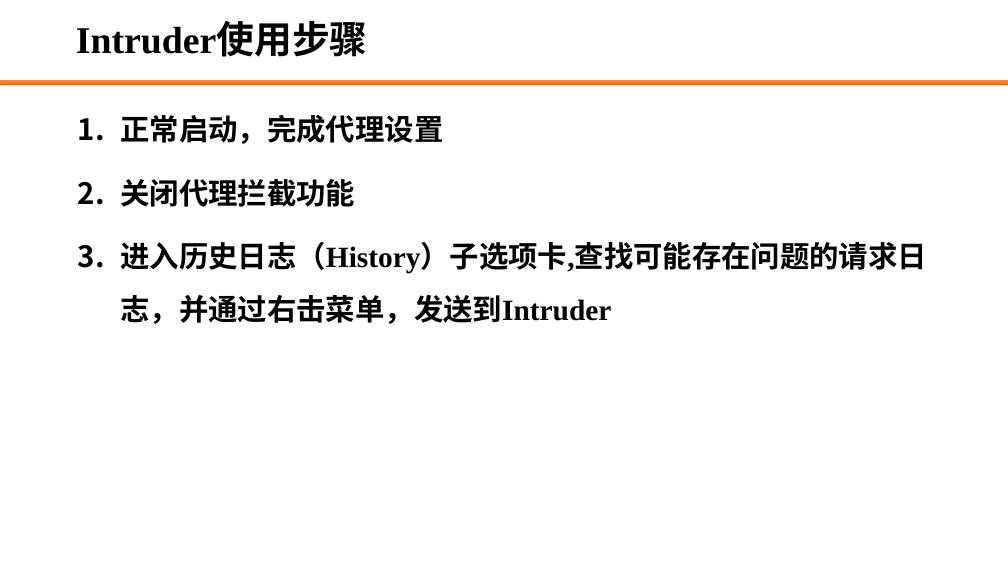
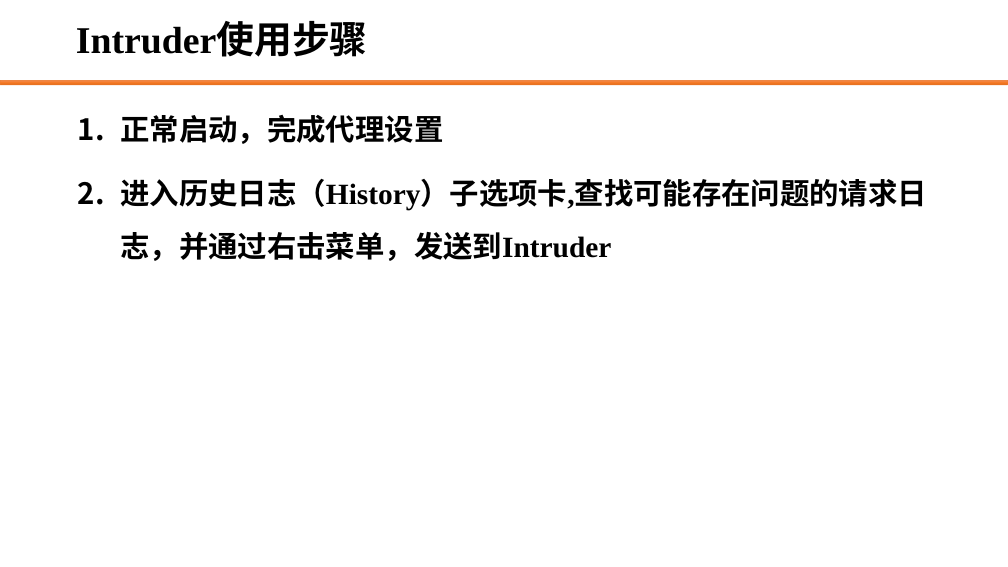
Before and after one commit to edu2act/course-web-system-testing, a slide deck: slide 5 of materials/slides/4.8 渗透测试——Intruder.pptx. Drawn at 1008x567 pixels with LibreOffice and Linux fonts; fonts in the diff are those of the drawing; background and template pictures are left out. Boxes give left, top, right and bottom in pixels: in the first picture for what was removed or moved away, otherwise in the second. Text is boxed around its words. In the diff, an @@ line names an element or a change of style, - is before the commit and + after.

```diff
--- a/materials/slides/4.8 渗透测试——Intruder.pptx
+++ b/materials/slides/4.8 渗透测试——Intruder.pptx
@@ text at bbox=[120, 179, 355, 207]: paragraph removed @@
-2. 关闭代理拦截功能
```
Also in this commit, not shown: 8 other files.
